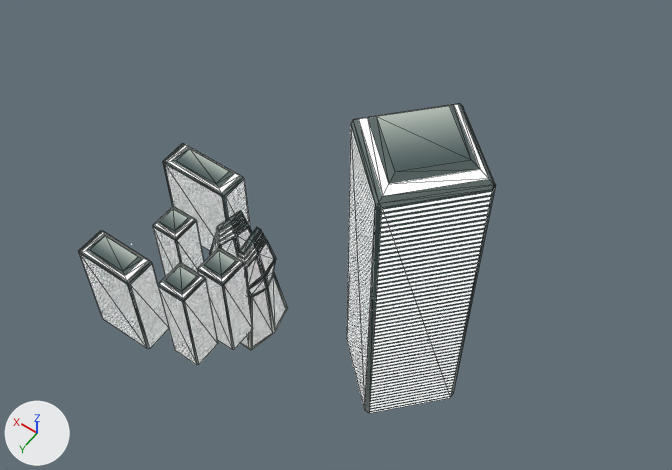
What one commit did to the glTF model Cyberpunk Scene/AFrame_CyberP_Scene/Cyberpunk_Scene.glb.
Camera for both pictures: a 50 mm camera at (-2333.0, 1611.0, 3483.0) aimed at (-641.0, -756.0, -238.0). The lights are fixed; the arrows at lower left show +X, +Y and +Z. Mesh edges are drawn as thin lines. Where no turn or scale is listed for an object, it has been applied to the vertices.

The first picture shows 'Square building', 'Square building.001', 'Square building.002', 'Square building.003', 'Square building.004', 'Square building.005', 'Triangle Building', 'Triangle Building.001'.
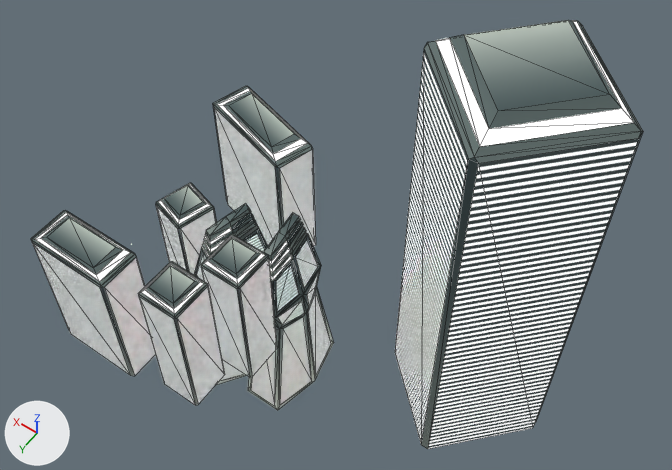
Commit message: Made buildings much bigger.

Changed parts and their boxes [x1, y1, x2, y2] in the pictures (672 x 470 px):
'Square building.004', moved, rescaled (66% wider, 39% taller): before [347, 104, 496, 413]; after [395, 20, 643, 449]
'Square building.001', moved, turned, rescaled: before [163, 144, 250, 250]; after [213, 86, 316, 247]
'Square building.002', moved, rescaled (37% wider, 39% taller): before [79, 231, 169, 349]; after [31, 211, 155, 376]
'Triangle Building', moved, rescaled: before [237, 227, 288, 350]; after [248, 212, 334, 410]
'Square building.005', moved, rescaled (44% wider, 40% taller): before [158, 263, 218, 365]; after [138, 262, 225, 405]
'Square building', moved, rescaled (35% wider, 40% taller): before [197, 248, 253, 350]; after [201, 234, 277, 377]
'Square building.003', moved, turned, rescaled: before [153, 207, 204, 277]; after [156, 183, 217, 276]
'Triangle Building.001', moved, rescaled: before [209, 210, 252, 258]; after [194, 203, 267, 385]

What changed in the scene script:
```text
Change ob_triangle_building:
    ob_triangle_building.location: (-476.0, -306.0, -275.0) -> (-603.0, -383.0, -450.0)
    ob_triangle_building.scale: (22.7, 22.7, 22.7) -> (37.9, 37.9, 37.9)
Change ob_triangle_building_001:
    ob_triangle_building_001.location: (-298.0, -369.0, -322.0) -> (-302.0, -350.0, -529.0)
    ob_triangle_building_001.scale: (22.7, 22.7, 22.7) -> (37.9, 37.9, 37.9)
Change ob_square_building:
    ob_square_building.location: (-494.0, -81.0, -126.0) -> (-602.0, -67.0, -85.0)
    ob_square_building.scale: (1.0, 1.0, 1.0) -> (1.39, 1.39, 1.39)
Change ob_square_building_001:
    ob_square_building_001.location: (-55.0, -475.0, -126.0) -> (-192.0, -771.0, -85.0)
    ob_square_building_001.rotation_euler: (0.0, 0.0, 0.0) -> (0.0, 0.0, -0.276)  # degrees (0, 0, 0) -> degrees (0, 0, -16)
    ob_square_building_001.scale: (2.57, 1.0, 1.0) -> (3.57, 1.39, 1.39)
Change ob_square_building_002:
    ob_square_building_002.location: (-76.0, 155.0, -126.0) -> (-23.0, 259.0, -85.0)
    ob_square_building_002.scale: (2.07, 1.0, 1.0) -> (2.87, 1.39, 1.39)
Change ob_square_building_003:
    ob_square_building_003.location: (-57.0, -233.0, -292.0) -> (-16.0, -351.0, -398.0)
    ob_square_building_003.rotation_euler: (0.0, 0.0, 0.0) -> (0.0, 0.0, -0.265)  # degrees (0, 0, 0) -> degrees (0, 0, -15)
    ob_square_building_003.scale: (1.0, 1.0, 1.0) -> (1.39, 1.39, 1.39)
Change ob_square_building_004:
    ob_square_building_004.location: (-1026.0, -851.0, -339.0) -> (-1322.0, -1177.0, -380.0)
    ob_square_building_004.scale: (3.38, 3.38, 3.38) -> (4.69, 4.69, 4.69)
Change ob_square_building_005:
    ob_square_building_005.location: (-409.0, 84.0, -126.0) -> (-486.0, 198.0, -85.0)
    ob_square_building_005.scale: (1.0, 1.0, 1.0) -> (1.39, 1.39, 1.39)
```
